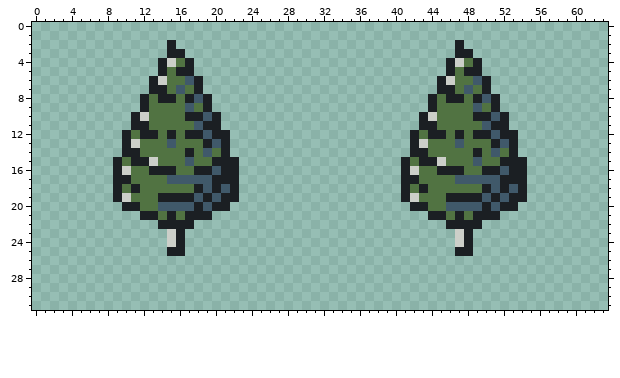
Two states of a pixel-art sprite, res/img/trees.png. The picture above was drawn from the file before the commit.
The file is 64x32 pixels.
After the commit:
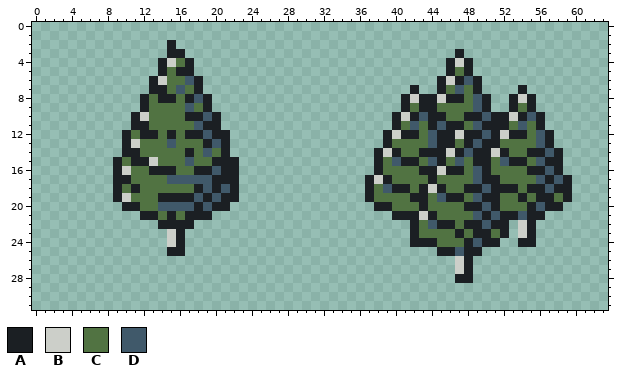
Palette (. is transparent): A #1b1f23  B #cccfc9  C #517342  D #40596a
Difference:
@@ x 35..61 @@
  1 ...........................
- 2 ............A..............
- 3 ............AA.............
- 4 ...........ABCA............
- 5 ...........ACAA............
- 6 ..........ABCCDA...........
- 7 ..........AACDCA...........
- 8 .........ACAACADA..........
- 9 .........ACCCCDCA..........
-10 ........ABCCCCAADA.........
-11 ........AACCCCCDAA.........
-12 .......ACAACACAADAA........
-13 .......ABCCCDCCCADA........
-14 .......AACCCCCACDCA........
-15 ......ACAABCCCDCCAAA.......
-16 ......ABCCAAACCAADAA.......
-17 ......AACCCCDDDDDAAA.......
-18 ......ACACCCCCCADADA.......
-19 ......ABCCCAAAADADAA.......
-20 .......AACCDDDDADAA........
-21 .........AACACAAA..........
-22 ...........AAAA............
-23 ............BA.............
-24 ............BA.............
-25 ............AA.............
-26 ...........................
-27 ...........................
-28 ...........................
+ 2 ...........................
+ 3 ............A..............
+ 4 ...........ABA.............
+ 5 ...........ACA.............
+ 6 ..........ABADA............
+ 7 .......A..ACDCA....A.......
+ 8 ......ABAABAACDA..ABA......
+ 9 ......ACAACCCCDA..ACA......
+10 .....ABADAACCAADAABADA.....
+11 .....ACDCADAACDAAACDCA.....
+12 ....ABAACDAABAADABAACDA....
+13 ....ACCCCDAACADAACCCCDA....
+14 ...ABACCAAABADAABACCAADA...
+15 ...ACDAACDACDCAACDAACDAA...
+16 ...ACCCCAABAACDACCCCAADA...
+17 ..ABACCCCACCCCDAACCCCDADA..
+18 ..ACDAACABACCAADAAACAADAA..
+19 ..ACCCCAACDAACDAACCACAACA..
+20 ...AACCCACCCCAADACCCADAA...
+21 .....AAABACCCCDADAADAA.....
+22 .......ACDAACAADAA.BA......
+23 .......ACCCCACAACA.BA......
+24 .......AAACCCADAA..AA......
+25 ..........AADAA............
+26 ............BA.............
+27 ............BA.............
+28 ............AA.............
 29 ...........................
